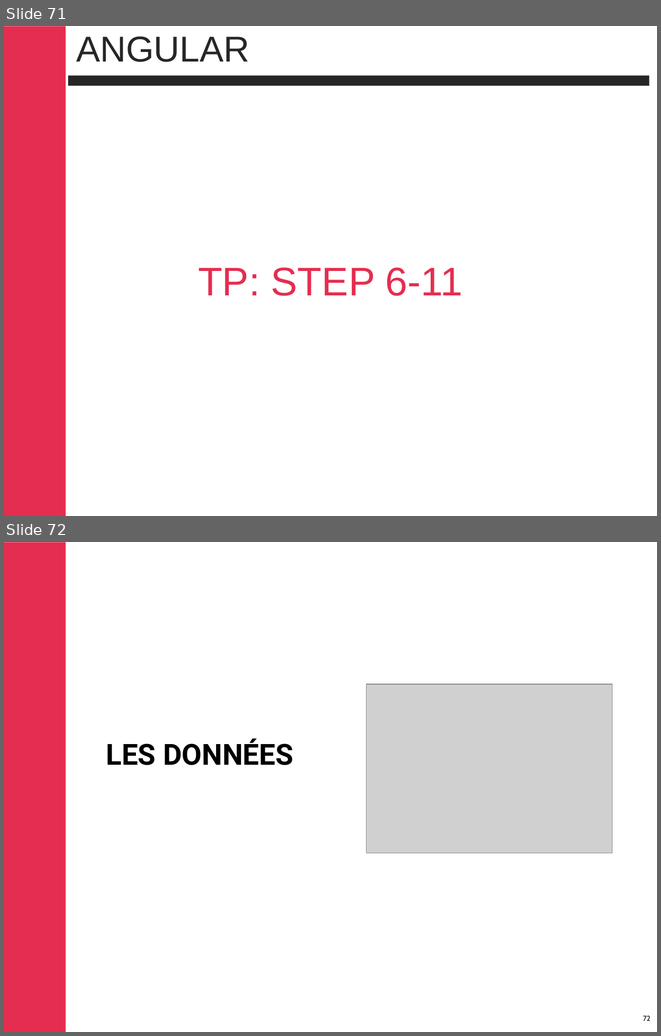
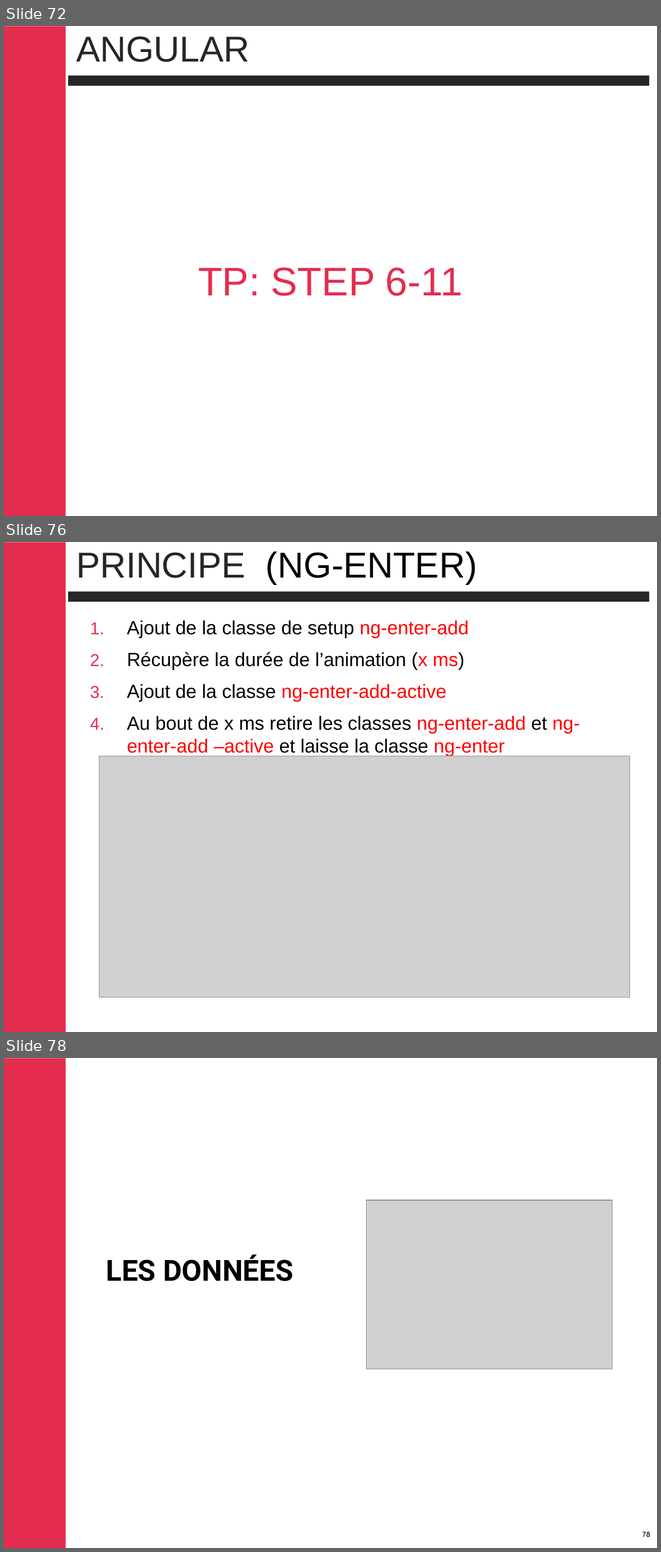
Before and after one commit to cbalit/handson-angular, a slide deck: Angular.pptx. Shown one above the other, each under a label of ours: slides 71 and 72 before the commit, slides 72, 76 and 78 after it; the slides between them are not shown. The pictures are 661x1036 and 661x1552 pixels, drawn with LibreOffice and Linux fonts; fonts in the diff are those of the drawing; grey boxes stand for pictures; background and template pictures are left out. Boxes give left, top, right and bottom in pixels: in the first picture for what was removed or moved away, otherwise in the second. Text is boxed around its words. In the diff, an @@ line names an element or a change of style, - is before the commit and + after.

```diff
--- a/Angular.pptx
+++ b/Angular.pptx
@@ slide 76 added at bbox=[4, 542, 657, 1032], background #FFFFFF; not listed: 2 template elements that a slide beside it also shows @@
@@ title added at bbox=[76, 552, 477, 584], 39.6 pt, text #000000 @@
+PRINCIPE (NG-ENTER)
@@ text added at bbox=[127, 620, 580, 756], 21 pt, text #000000 @@
+1. Ajout de la classe de setup ng-enter-add
+2. Récupère la durée de l’animation (x ms)
+3. Ajout de la classe ng-enter-add-active
+4. Au bout de x ms retire les classes ng-enter-add et ng-enter-add –active et laisse la classe ng-enter
@@ picture added at bbox=[99, 756, 630, 997] @@
@@ what was slide 71 is now slide 72 @@
@@ what was slide 72 is now slide 78 @@
@@ page number at bbox=[642, 1531, 650, 1537]: text changed @@
-72
+78
```
Also in this commit, not shown: 5 other slides added, 1 other file.
